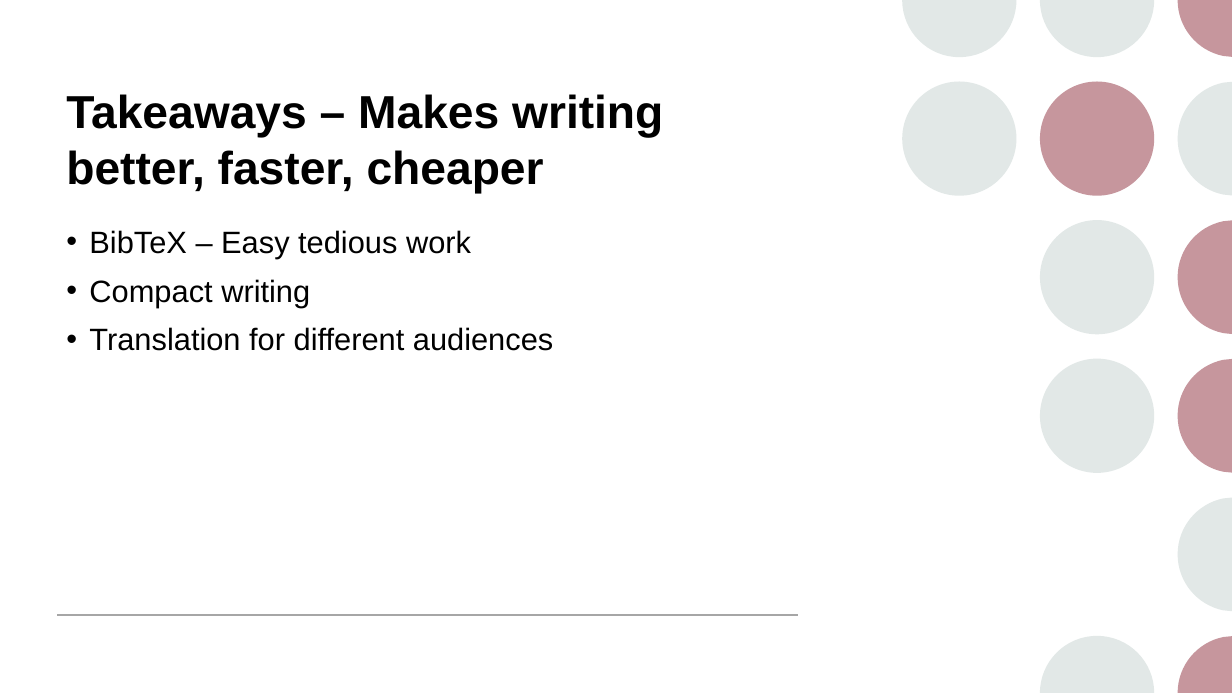
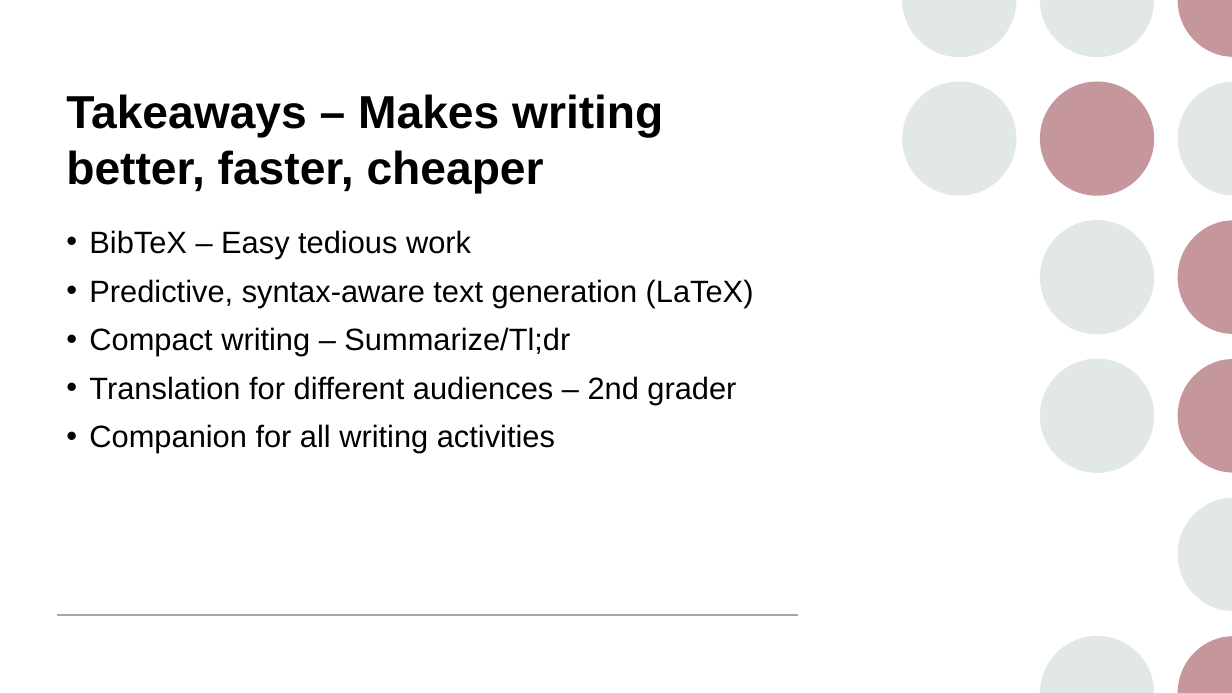
Before and after one commit to maherou/Teaching, a slide deck: slide 21 of files/CS373/GenerativeAITools/GenerativeAITools.pptx. Drawn at 1232x693 pixels with LibreOffice and Linux fonts; fonts in the diff are those of the drawing. Boxes give left, top, right and bottom in pixels: in the first picture for what was removed or moved away, otherwise in the second. Text is boxed around its words. In the diff, an @@ line names an element or a change of style, - is before the commit and + after.

```diff
--- a/files/CS373/GenerativeAITools/GenerativeAITools.pptx
+++ b/files/CS373/GenerativeAITools/GenerativeAITools.pptx
@@ text at [89, 279, 754, 453]: text changed @@
-• Compact writing
-• Translation for different audiences
+• Predictive, syntax-aware text generation (LaTeX)
+• Compact writing – Summarize/Tl;dr
+• Translation for different audiences – 2nd grader
+• Companion for all writing activities
```
Also in this commit, not shown: 7 other slides changed, 2 slides added, 1 slide removed.
